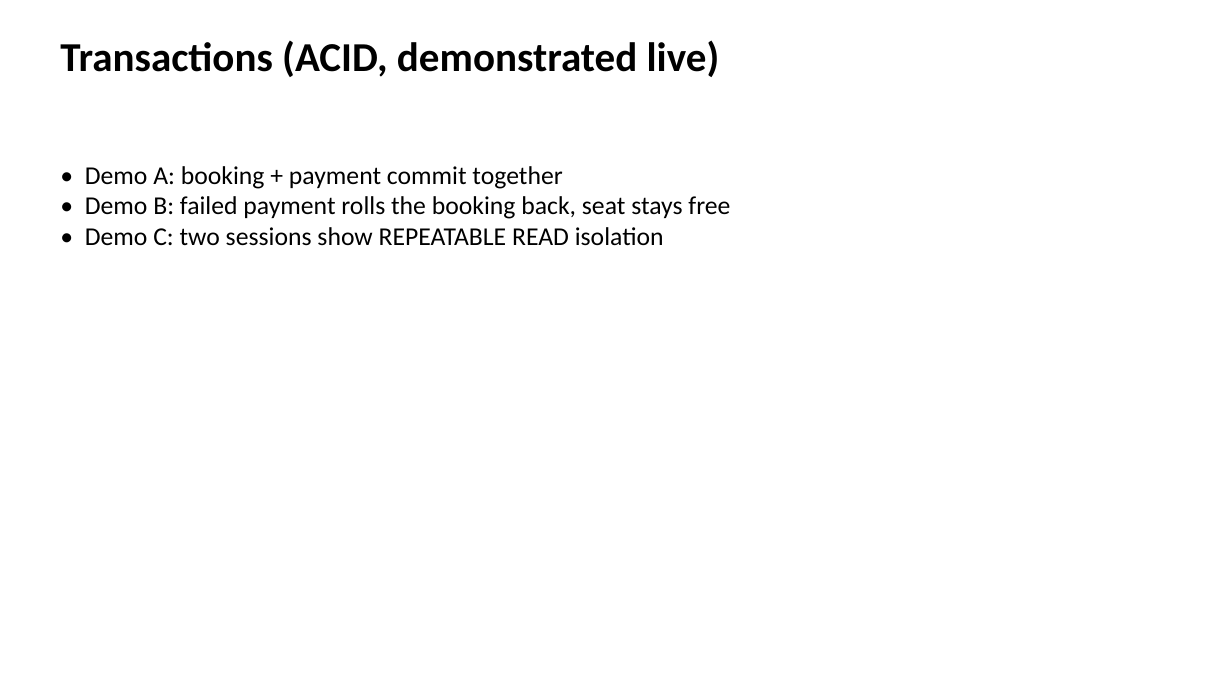
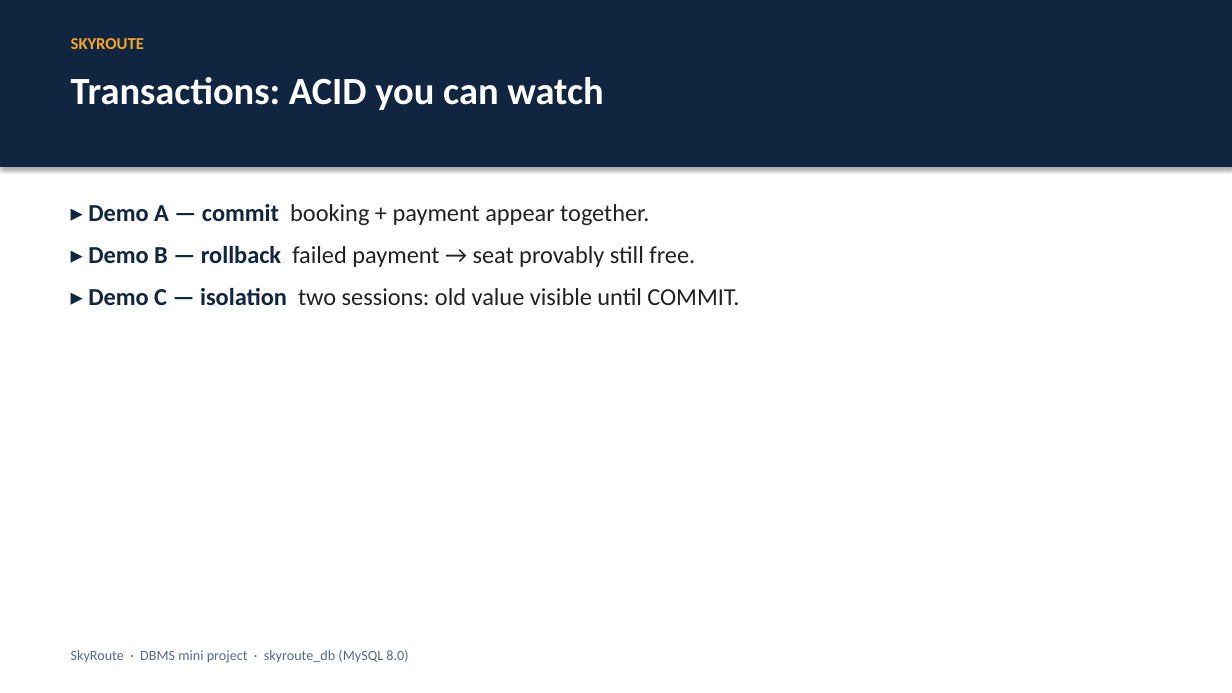
Before and after one commit to Bhaskar-1818/skyroute-dbms-python, a slide deck: slide 7 of dbms/docs/SkyRoute_Slides.pptx. Drawn at 1232x693 pixels with LibreOffice and Linux fonts; fonts in the diff are those of the drawing. Boxes give left, top, right and bottom in pixels: in the first picture for what was removed or moved away, otherwise in the second. Text is boxed around its words. In the diff, an @@ line names an element or a change of style, - is before the commit and + after.

```diff
--- a/dbms/docs/SkyRoute_Slides.pptx
+++ b/dbms/docs/SkyRoute_Slides.pptx
@@ rectangle added at (0,0,1232,167), fill #0F2540 @@
@@ text added at (71,38,144,49), 13 pt, text #F5A623, bold @@
+SKYROUTE
@@ text at (71,77,603,110): text changed; size 32 to 30 pt; text colour #000000 to #FFFFFF @@
-Transactions (ACID, demonstrated live)
+Transactions: ACID you can watch
@@ text at (88,204,739,305): text changed; size 20 to 19 pt; text colour #000000 to #222222 @@
-• Demo A: booking + payment commit together
-• Demo B: failed payment rolls the booking back, seat stays free
-• Demo C: two sessions show REPEATABLE READ isolation
+▸ Demo A — commit booking + payment appear together.
+▸ Demo B — rollback failed payment → seat provably still free.
+▸ Demo C — isolation two sessions: old value visible until COMMIT.
@@ text added at (71,650,408,663), 11 pt, text #5B6B7F @@
+SkyRoute · DBMS mini project · skyroute_db (MySQL 8.0)
```
Also in this commit, not shown: 10 slides added, 10 slides removed, 16 other files.
